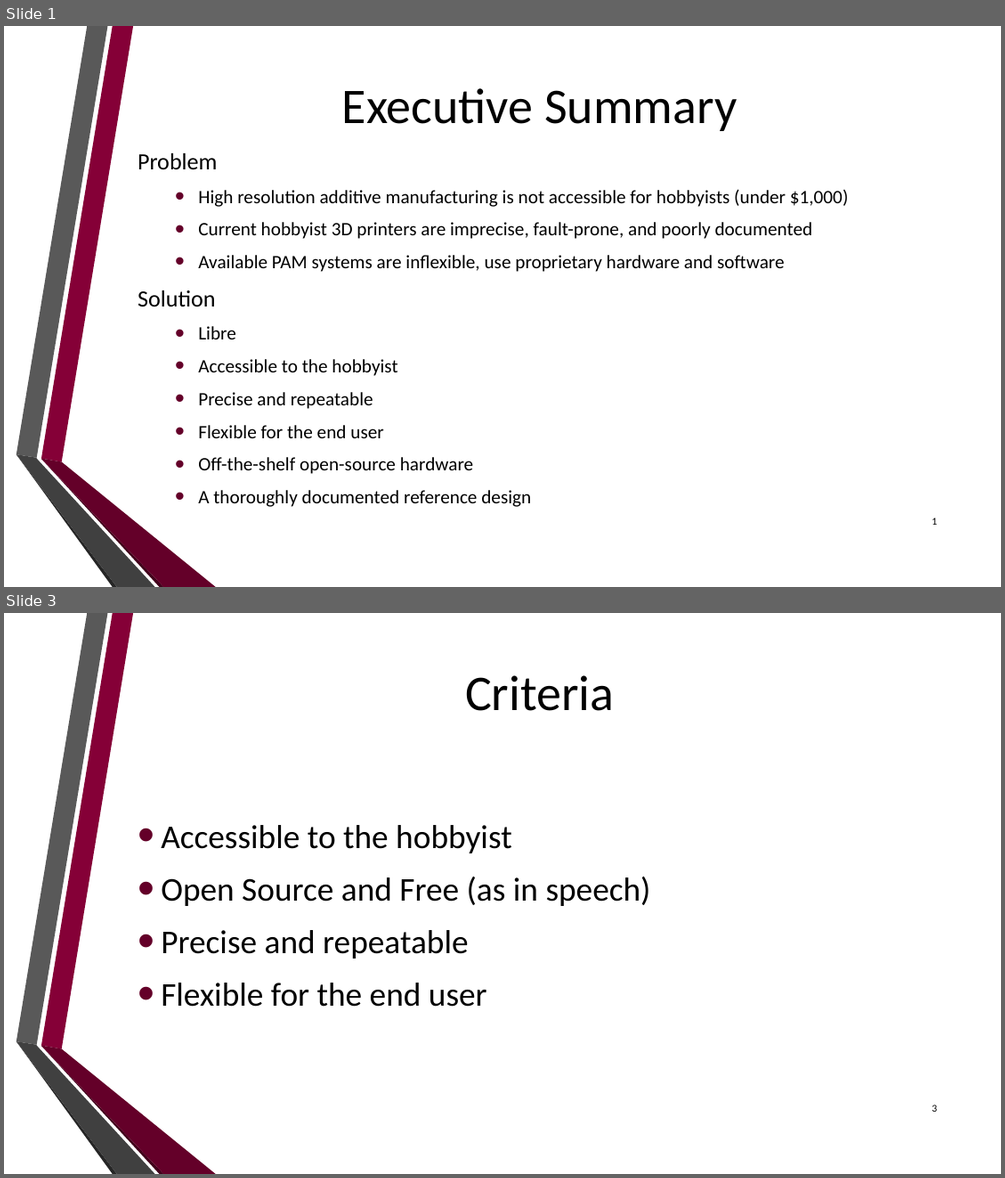
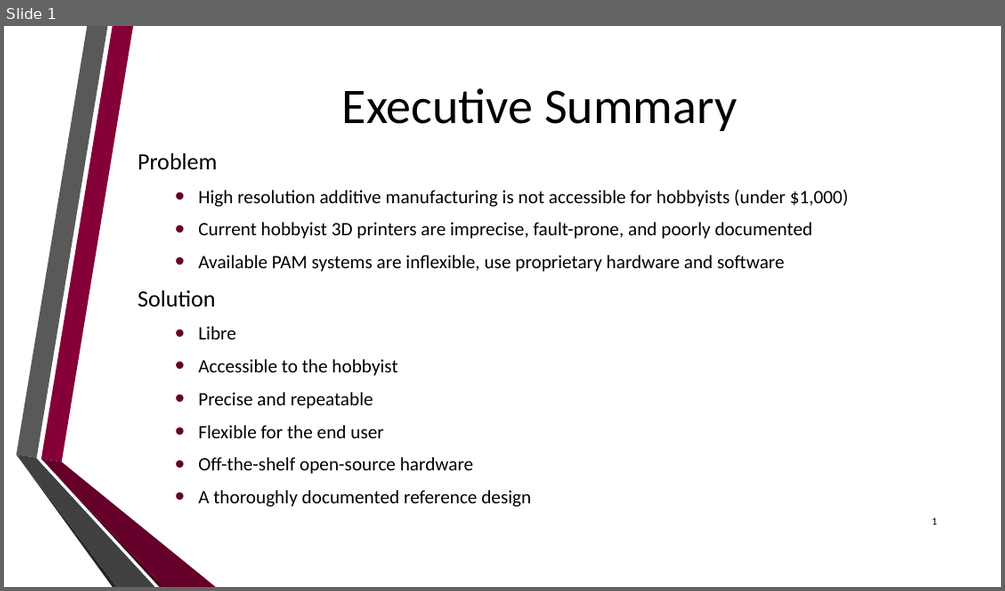
Before and after one commit to dan-olsen/SeniorDesign, a slide deck: Presentations/DesignPres/Jeff's Material/ExecSummary.pptx. Shown one above the other, each under a label of ours: slides 1 and 3 before the commit, slide 1 after it; the slides between them are not shown. The pictures are 1005x1178 and 1005x591 pixels, drawn with LibreOffice and Linux fonts; fonts in the diff are those of the drawing; background and template pictures are left out. Boxes give left, top, right and bottom in pixels: in the first picture for what was removed or moved away, otherwise in the second. Text is boxed around its words. In the diff, an @@ line names an element or a change of style, - is before the commit and + after.

```diff
--- a/Presentations/DesignPres/Jeff's Material/ExecSummary.pptx
+++ b/Presentations/DesignPres/Jeff's Material/ExecSummary.pptx
@@ slide 3 removed at [4, 613, 1001, 1174], background picture (left out); not listed: 6 template elements that a slide beside it also shows @@
@@ title removed at [465, 675, 614, 711] @@
-Criteria
@@ text removed at [161, 825, 651, 1006] @@
-• Accessible to the hobbyist
-• Open Source and Free (as in speech)
-• Precise and repeatable
-• Flexible for the end user
@@ page number removed at [931, 1104, 937, 1111] @@
-3
```
Also in this commit, not shown: 1 other slide removed.
